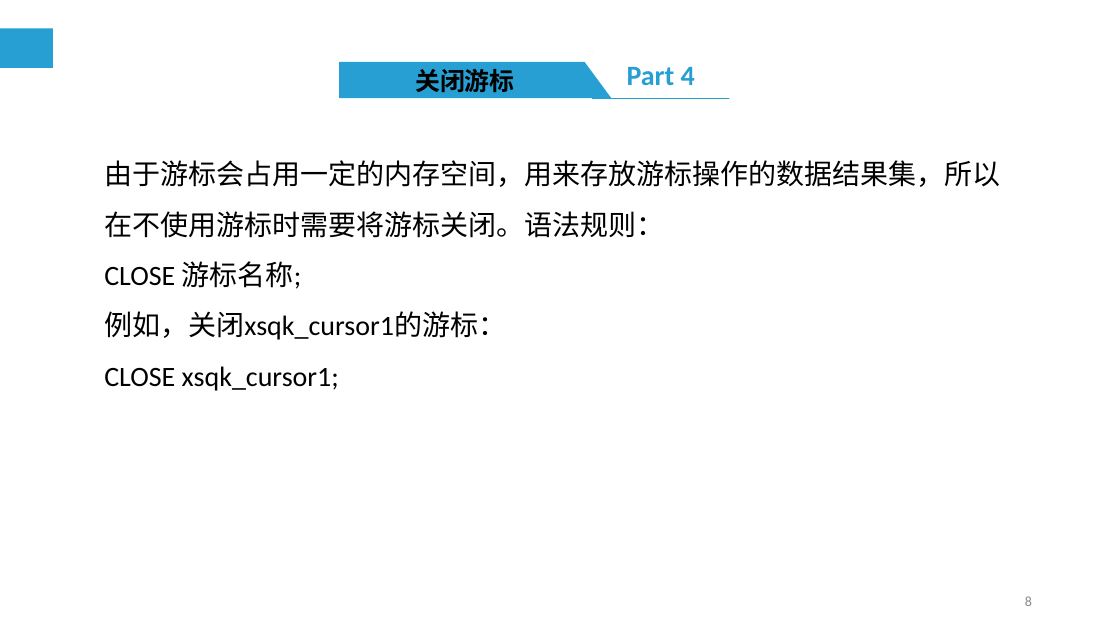
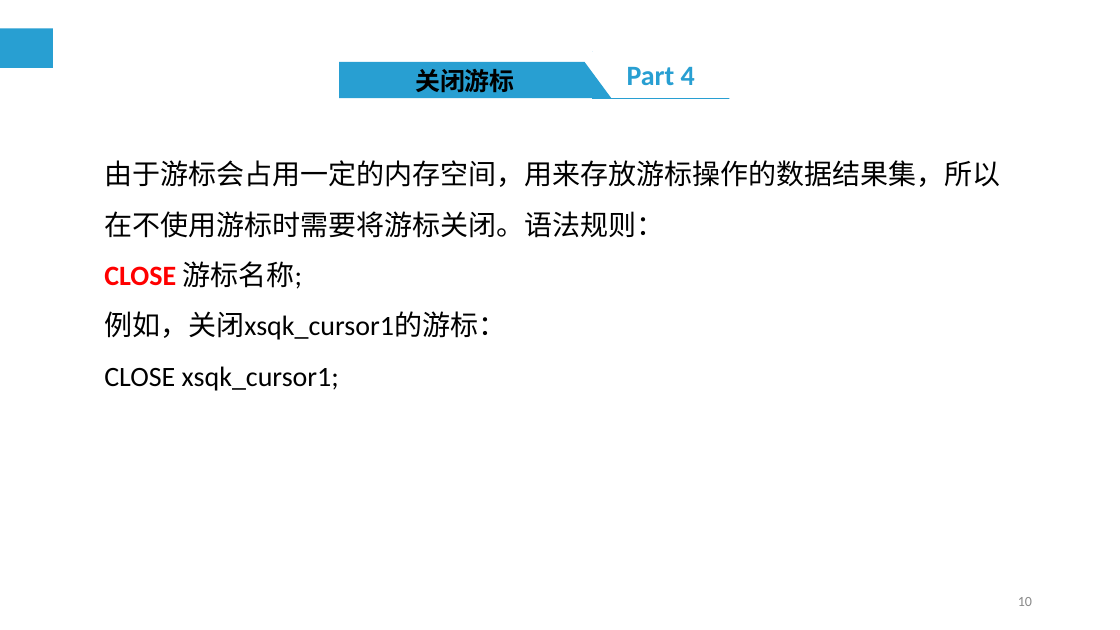
Before and after one commit to cqj726/mysql-s-PPT, a slide deck: slide 10 of PPT/第9章 MySQL编程基础（三）.ppt (slide 8 before the commit). Drawn at 1120x630 pixels with LibreOffice and Linux fonts; fonts in the diff are those of the drawing. Boxes give left, top, right and bottom in pixels: in the first picture for what was removed or moved away, otherwise in the second. Text is boxed around its words. In the diff, an @@ line names an element or a change of style, - is before the commit and + after.

```diff
--- a/PPT/第9章 MySQL编程基础（三）.ppt
+++ b/PPT/第9章 MySQL编程基础（三）.ppt
@@ text at (104, 261, 302, 289): text colour #000000 to #FF0000, bold on in "CLOSE" @@
@@ page number at (1018, 597, 1032, 606): text changed @@
-8
+10
```
Also in this commit, not shown: 5 other slides changed, 3 slides added, 1 slide removed, 3 other files.
